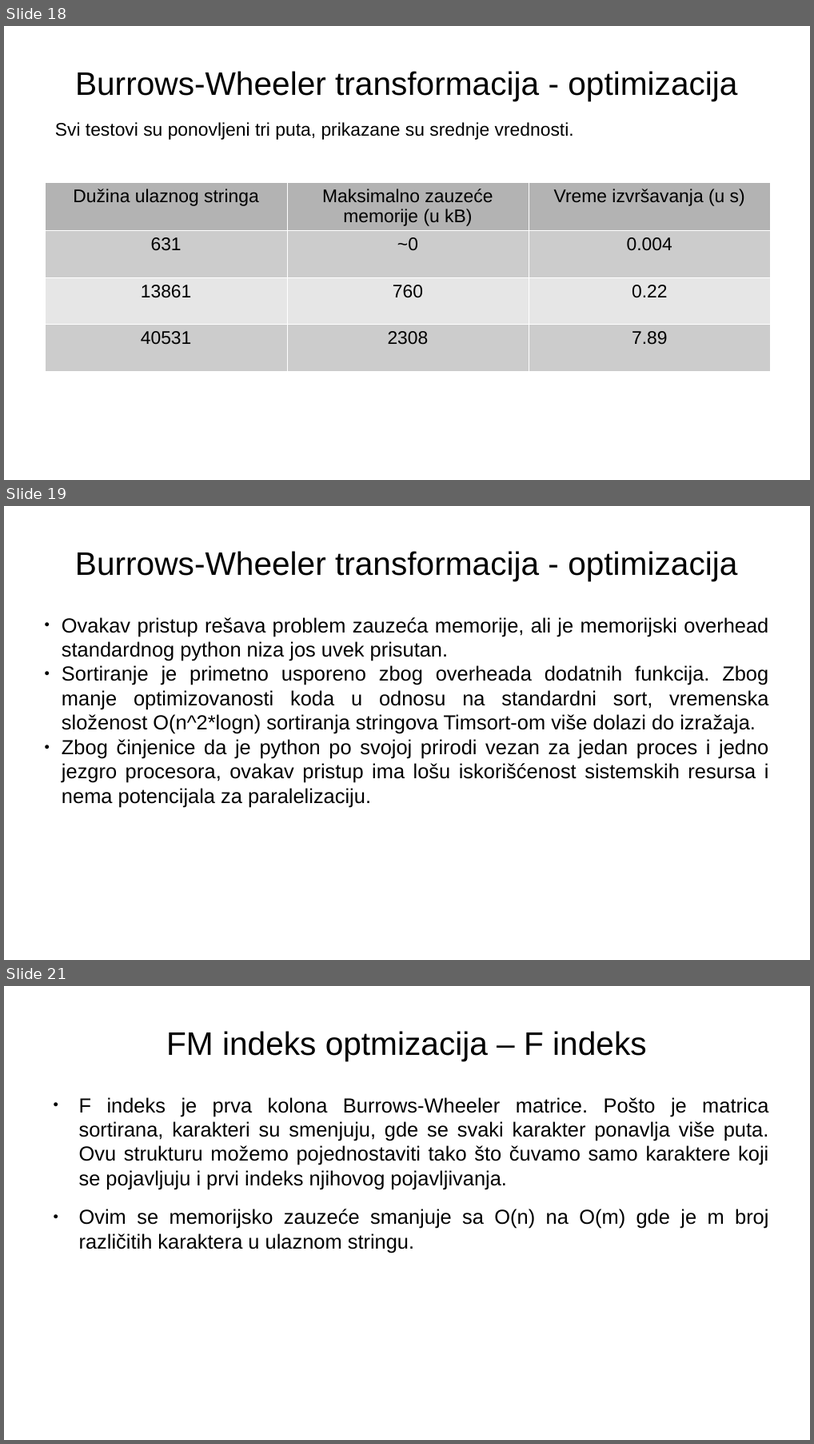
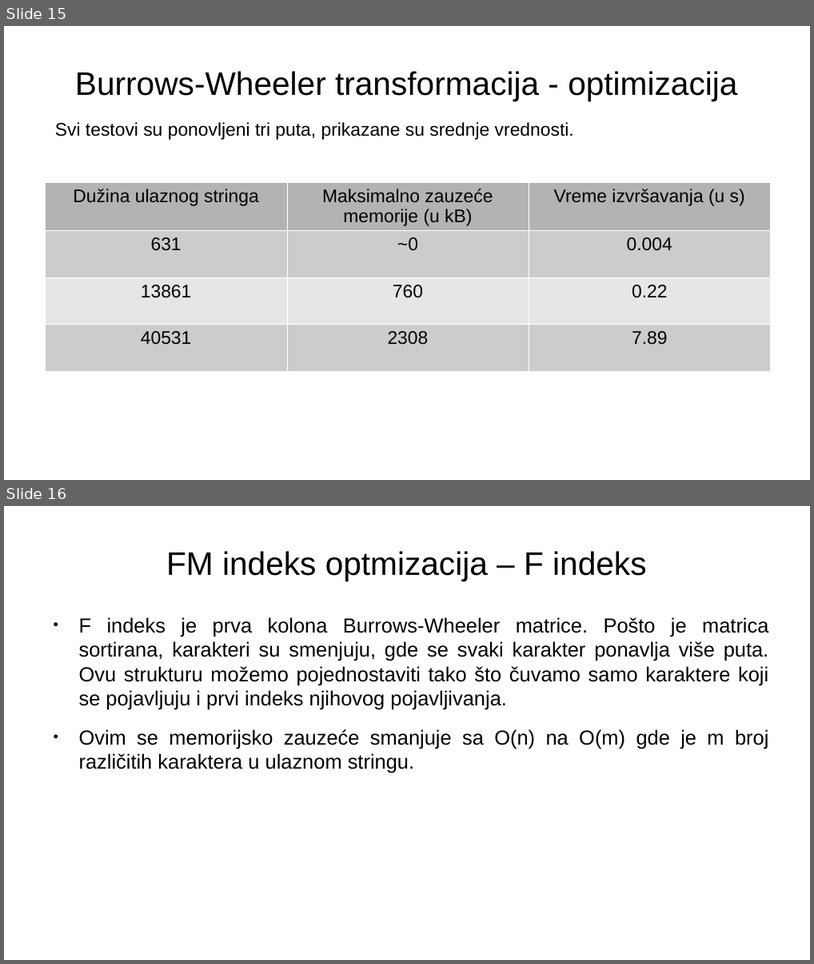
Before and after one commit to MalovicAleksandar/gi2022-ma213375m-projzad4, a slide deck: prezentacija.pptx. Shown one above the other, each under a label of ours: slides 18, 19 and 21 before the commit, slides 15 and 16 after it; the slides between them are not shown. The pictures are 814x1444 and 814x964 pixels, drawn with LibreOffice and Linux fonts; fonts in the diff are those of the drawing. Boxes give left, top, right and bottom in pixels: in the first picture for what was removed or moved away, otherwise in the second. Text is boxed around its words. In the diff, an @@ line names an element or a change of style, - is before the commit and + after.

```diff
--- a/prezentacija.pptx
+++ b/prezentacija.pptx
@@ slide 19 removed at <box>4,506,810,960</box>, background #FFFFFF @@
@@ text removed at <box>75,551,738,580</box> @@
-Burrows-Wheeler transformacija - optimizacija
@@ text removed at <box>62,617,770,807</box> @@
-● Ovakav pristup rešava problem zauzeća memorije, ali je memorijski overhead standardnog python niza jos uvek prisutan.
-● Sortiranje je primetno usporeno zbog overheada dodatnih funkcija. Zbog manje optimizovanosti koda u odnosu na standardni sort, vremenska složenost O(n^2*logn) sortiranja stringova Timsort-om više dolazi do izražaja.
-● Zbog činjenice da je python po svojoj prirodi vezan za jedan proces i jedno jezgro procesora, ovakav pristup ima lošu iskorišćenost sistemskih resursa i nema potencijala za paralelizaciju.
@@ what was slide 18 is now slide 15 @@
@@ what was slide 21 is now slide 16 @@
```
Also in this commit, not shown: 4 slides changed, 5 other slides removed, 1 other file.
